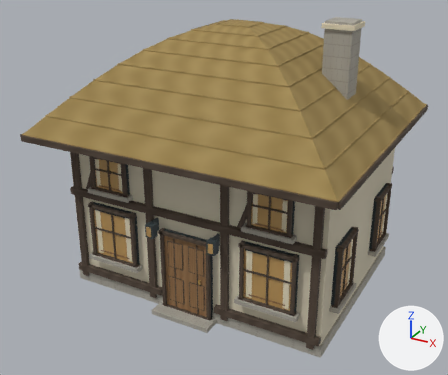
The glTF model assets/source/models/village/pub-crafted.glb, before and after one commit.
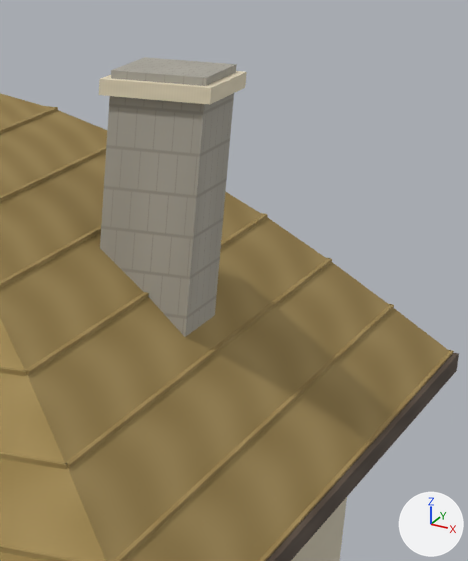
Old and new are each drawn whole from a 50 mm camera at (8.18, -15.8, 10.65) aimed at (-0.17, -0.61, 3.06) and again close up on the part from 65% to 96% of the width and 0% to 44% of the height. Arrows for +X, +Y and +Z are at lower right; the lights stay in place. The older version's two pictures come first. Vertices at exactly the same position are counted once.

The older version as bpy lines, for what is in view:
```python
me_pub_planar_architecture = bpy.data.meshes.new('pub planar architecture')
me_pub_planar_architecture.from_pydata(...)  # 2464 vertices, 3912 faces; spans x -4.62..4.62, y -4.27..4.27, z 0.0..8.18
me_pub_planar_architecture.materials.append(mat_authored_village_mineral_and_joinery_atlas)
ob_pub_authored_architecture = bpy.data.objects.new('pub authored architecture', me_pub_planar_architecture)
ob_pub_authored_architecture.location = (0.0, 0.0, 0.0)
```
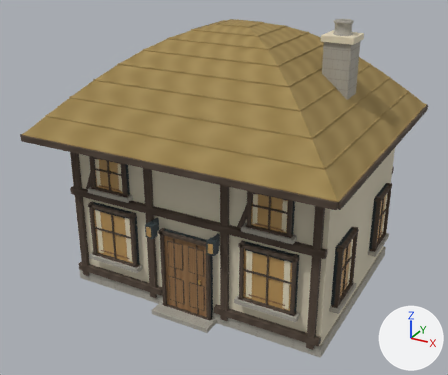
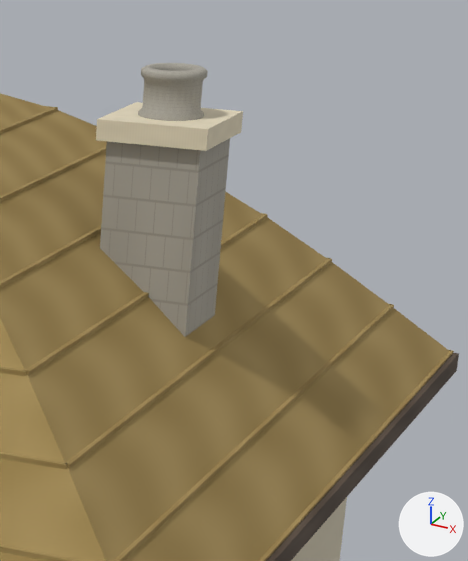
What differs and where, as boxes [x1, y1, x2, y2] in the close-ups (468 x 561 px):
'pub authored architecture', reshaped
    before: [0, 57, 459, 561]
    after: [0, 63, 459, 561]
part 1 of me_pub_planar_architecture, added
    after: [138, 63, 208, 121]
part 2 of me_pub_planar_architecture, added (beige)
    after: [96, 102, 243, 151]
part 3 of me_pub_planar_architecture, cut back
    before: [99, 57, 247, 337]
    after: [100, 138, 230, 337]

What changed in the scene script:
```text
Change me_pub_planar_architecture:
    used by ob_pub_authored_architecture; location = (0.0, 0.0, 0.0)
    remove me_pub_planar_architecture.from_pydata(...)  # 2464 vertices, 3912 faces; spans x -4.62..4.62, y -4.27..4.27, z 0.0..8.18
    add me_pub_planar_architecture.from_pydata(...)  # 2728 vertices, 4448 faces; spans x -4.62..4.62, y -4.27..4.27, z 0.0..8.18
    me_pub_planar_architecture part 1: a new loose piece of 240 vertices spanning x 2.75..3.25, y -0.25..0.25, z 7.78..8.18, in mat_authored_village_mineral_and_joinery_atlas
    me_pub_planar_architecture part 2: a new loose piece of 40 vertices spanning x 2.57..3.43, y -0.44..0.44, z 7.66..7.82, in mat_authored_village_mineral_and_joinery_atlas
    me_pub_planar_architecture part 3
    16 vertices are removed from x 2.57..3.43, y -0.44..0.44, z 8.0..8.14
    24 faces are deleted
    4 vertices in x 2.63..3.37, y -0.37..0.37, z 8.18 move by (0.0, 0.0, -0.48)
```
